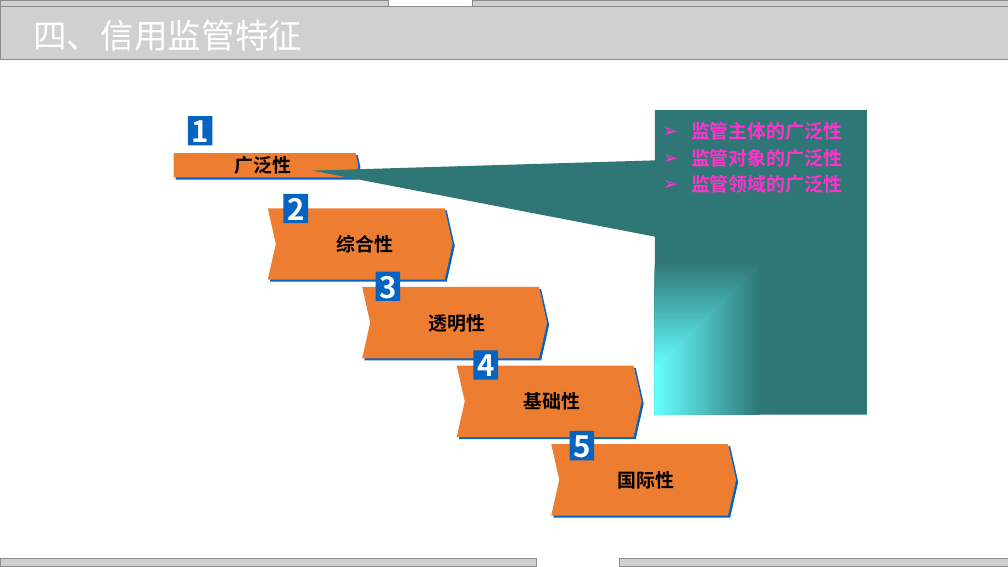
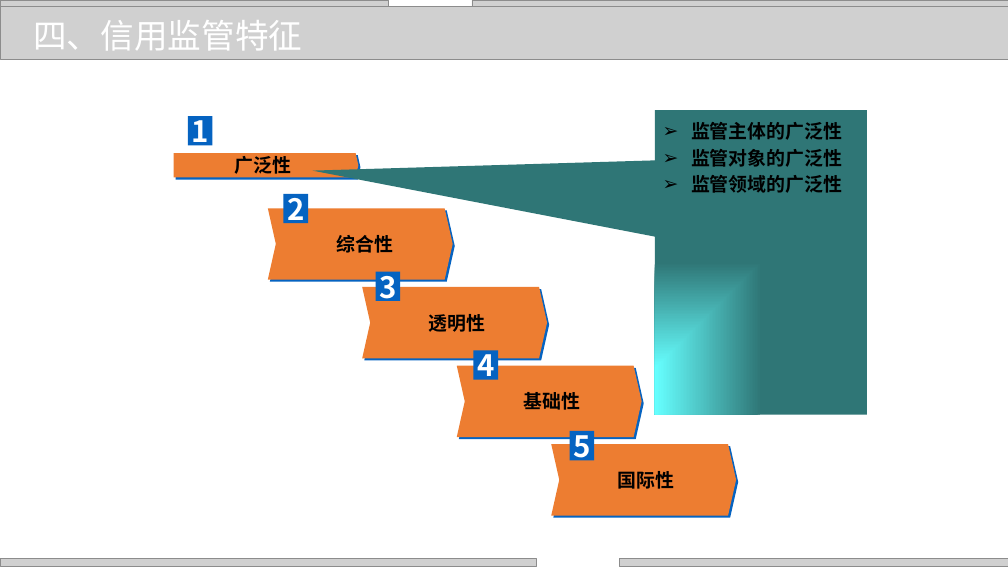
Before and after one commit to zhangjianzhang/internet_credit, a slide deck: slide 7 of files/slides/lecture_22.pptx. Drawn at 1008x567 pixels with LibreOffice and Linux fonts; fonts in the diff are those of the drawing; grey boxes stand for pictures; background and template pictures are left out. Boxes give left, top, right and bottom in pixels: in the first picture for what was removed or moved away, otherwise in the second. Text is boxed around its words. In the diff, an @@ line names an element or a change of style, - is before the commit and + after.

```diff
--- a/files/slides/lecture_22.pptx
+++ b/files/slides/lecture_22.pptx
@@ text "监管主体的广泛性" at (691,122,842,193): text colour #FF33CC to #000000 @@
```
Also in this commit, not shown: 3 other slides changed, 17 other files.
